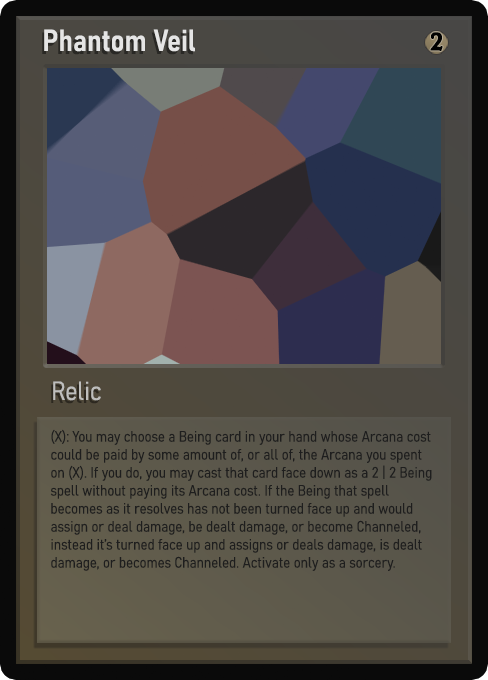
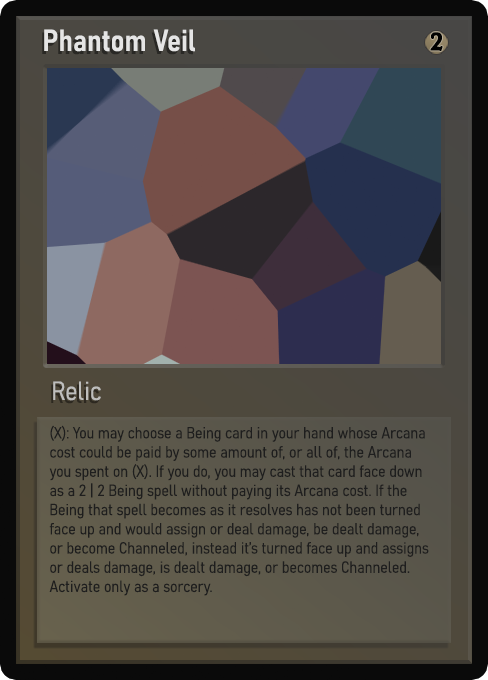
Comparing the layer stacks of the two 488px x 680px images. Changes:
renamed "Desc_smaller" to "Desc_small", hid it, moved it above "Desc_smaller", painted on it over bbox(50, 425, 432, 596)
renamed "Desc_small" to "Desc_smaller", showed it, painted on it over bbox(49, 425, 432, 596)
